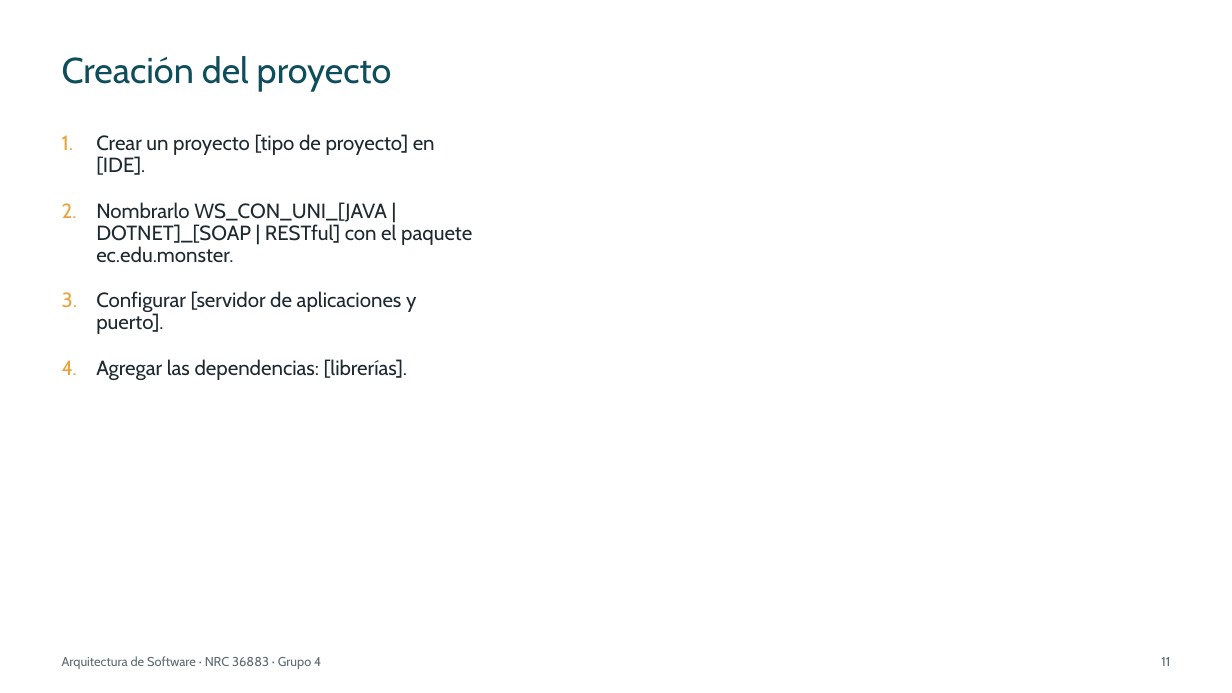
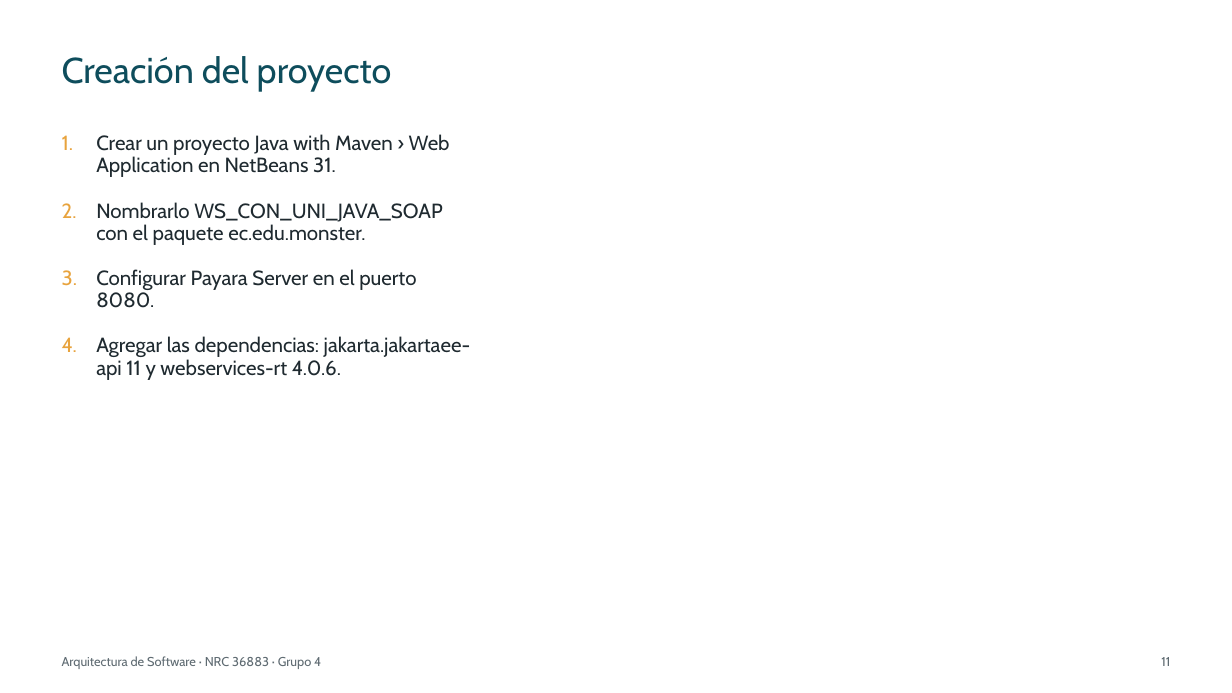
Before and after one commit to IMarcusDev/TI.1.1.-PAO202651_SOAP_JAVA_SINBDD_NRC_36883_GR04, a slide deck: slide 11 of 05. DOCUMENTACION/PRESENTACION TI.1.1. SOAP sin BDD en JAVA GR4.pptx. Drawn at 1232x693 pixels with LibreOffice and Linux fonts; fonts in the diff are those of the drawing. Boxes give left, top, right and bottom in pixels: in the first picture for what was removed or moved away, otherwise in the second. Text is boxed around its words. In the diff, an @@ line names an element or a change of style, - is before the commit and + after.

```diff
--- a/05. DOCUMENTACION/PRESENTACION TI.1.1. SOAP sin BDD en JAVA GR4.pptx
+++ b/05. DOCUMENTACION/PRESENTACION TI.1.1. SOAP sin BDD en JAVA GR4.pptx
@@ text at (x1=96, y1=134, x2=470, y2=380): text changed @@
-1. Crear un proyecto [tipo de proyecto] en [IDE].
-2. Nombrarlo WS_CON_UNI_[JAVA | DOTNET]_[SOAP | RESTful] con el paquete ec.edu.monster.
-3. Configurar [servidor de aplicaciones y puerto].
-4. Agregar las dependencias: [librerías].
+1. Crear un proyecto Java with Maven › Web Application en NetBeans 31.
+2. Nombrarlo WS_CON_UNI_JAVA_SOAP con el paquete ec.edu.monster.
+3. Configurar Payara Server en el puerto 8080.
+4. Agregar las dependencias: jakarta.jakartaee-api 11 y webservices-rt 4.0.6.
```
Also in this commit, not shown: 27 other slides changed.
